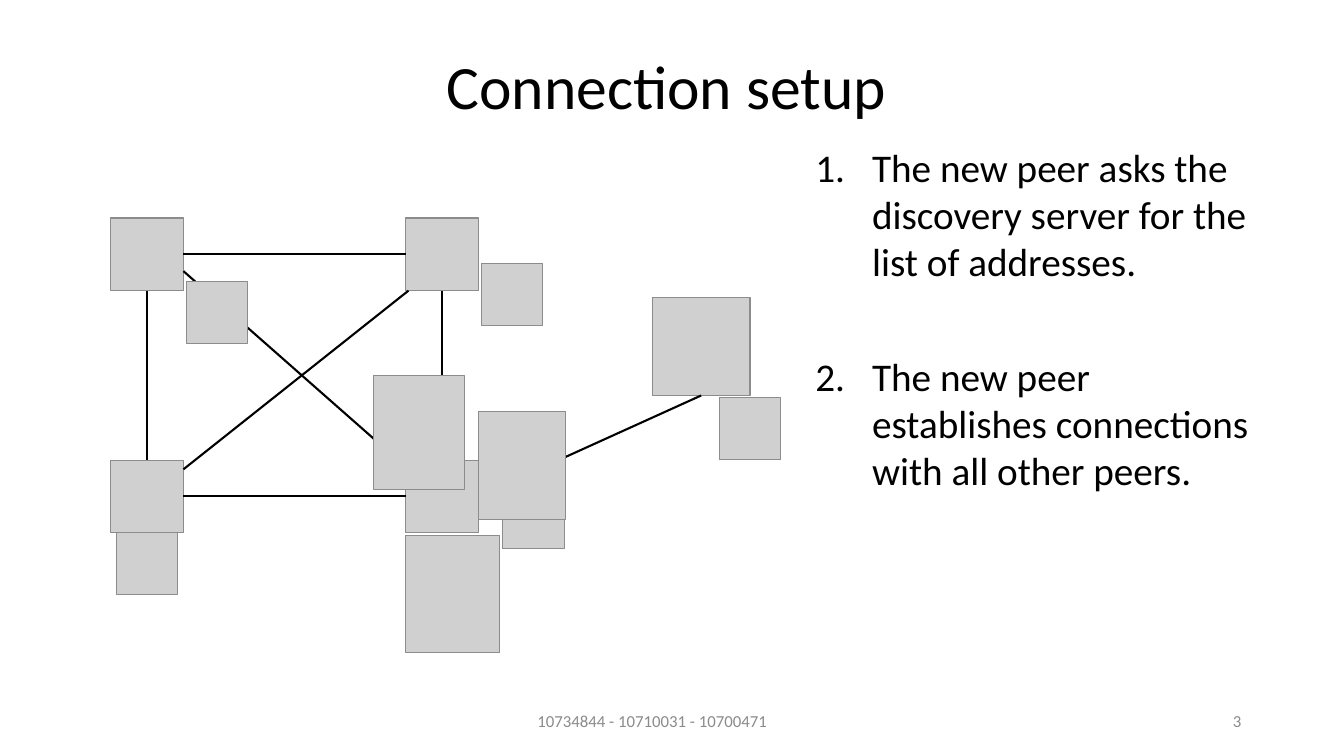
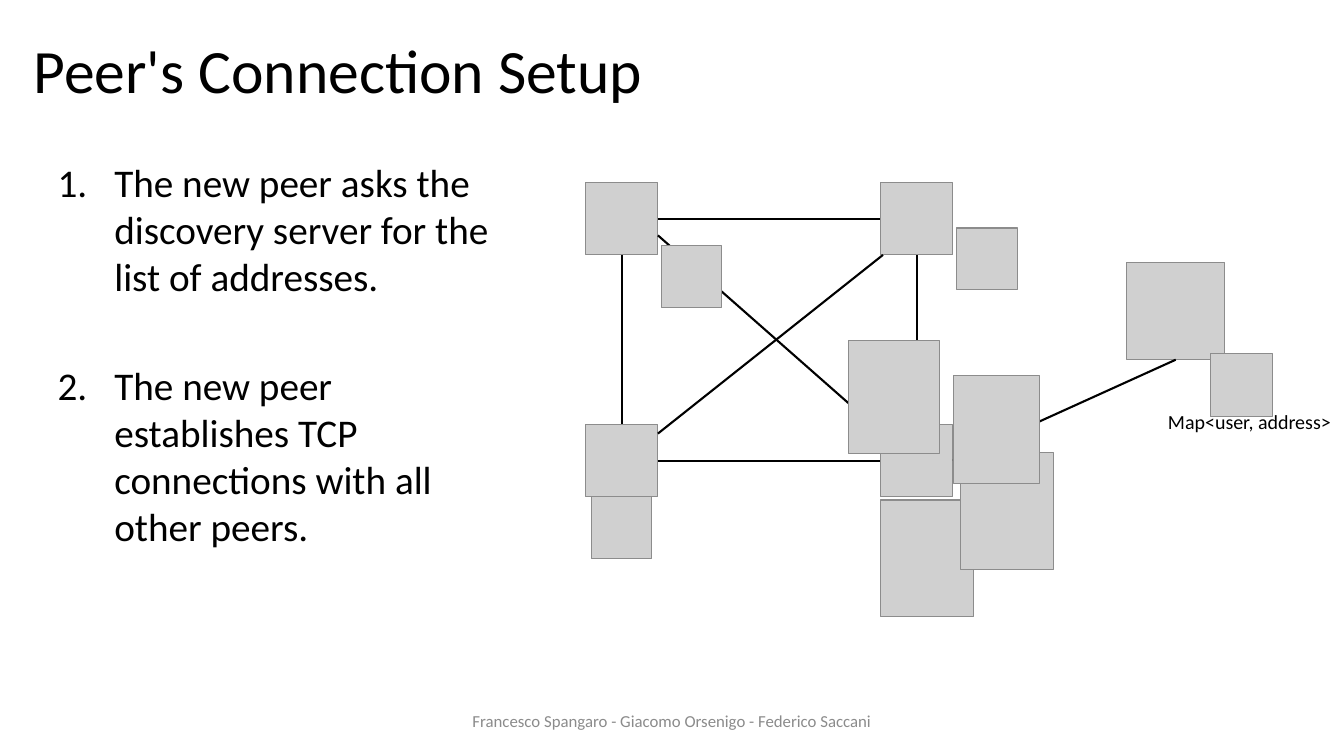
Before and after one commit to francescospangaro/HACOGroupChat, a slide deck: slide 3 of docs/presentazione ds.pptx. Drawn at 1344x756 pixels with LibreOffice and Linux fonts; fonts in the diff are those of the drawing; grey boxes stand for pictures; background and template pictures are left out. Boxes give left, top, right and bottom in pixels: in the first picture for what was removed or moved away, otherwise in the second. Text is boxed around its words. In the diff, an @@ line names an element or a change of style, - is before the commit and + after.

Commit message:
Update presentation

```diff
--- a/docs/presentazione ds.pptx
+++ b/docs/presentazione ds.pptx
@@ title at (34, 50, 642, 103): text changed @@
-Connection setup
+Peer's Connection Setup
@@ text "The new peer asks the ...": place and size @@
-text "The new peer asks the ..." at (872, 154, 1246, 277)
+text "The new peer asks the ..." at (114, 169, 488, 292)
@@ picture added at (957, 228, 1017, 289) @@
@@ picture removed at (482, 264, 542, 326) @@
@@ picture added at (661, 246, 722, 308) @@
@@ picture removed at (187, 281, 247, 343) @@
@@ picture added at (849, 340, 940, 454) @@
@@ picture added at (1211, 354, 1273, 417) @@
@@ text at (114, 372, 432, 548): text changed @@
-2. The new peer establishes connections with all other peers.
+2. The new peer establishes TCP connections with all other peers.
@@ picture removed at (374, 376, 465, 490) @@
@@ picture added at (954, 376, 1041, 484) @@
@@ picture removed at (479, 411, 566, 519) @@
@@ picture removed at (719, 398, 780, 460) @@
@@ text added at (1168, 412, 1331, 433), 14.2 pt, text #000000 @@
+Map<user, address>
@@ 7 lines, 5 pictures: place and size @@
-7 lines, 5 pictures at (111, 218, 750, 532)
+7 lines, 5 pictures at (586, 182, 1225, 497)
@@ picture added at (961, 453, 1055, 570) @@
@@ picture removed at (503, 486, 565, 547) @@
@@ picture added at (592, 497, 652, 559) @@
@@ picture added at (880, 500, 974, 617) @@
@@ picture removed at (117, 532, 177, 594) @@
@@ picture removed at (406, 535, 500, 652) @@
@@ text at (472, 715, 870, 730): text changed @@
-10734844 - 10710031 - 10700471
+Francesco Spangaro - Giacomo Orsenigo - Federico Saccani
@@ page number removed at (1233, 716, 1241, 727) @@
-3
```
Also in this commit, not shown: 11 other slides changed, 1 slide added, 1 other file.
